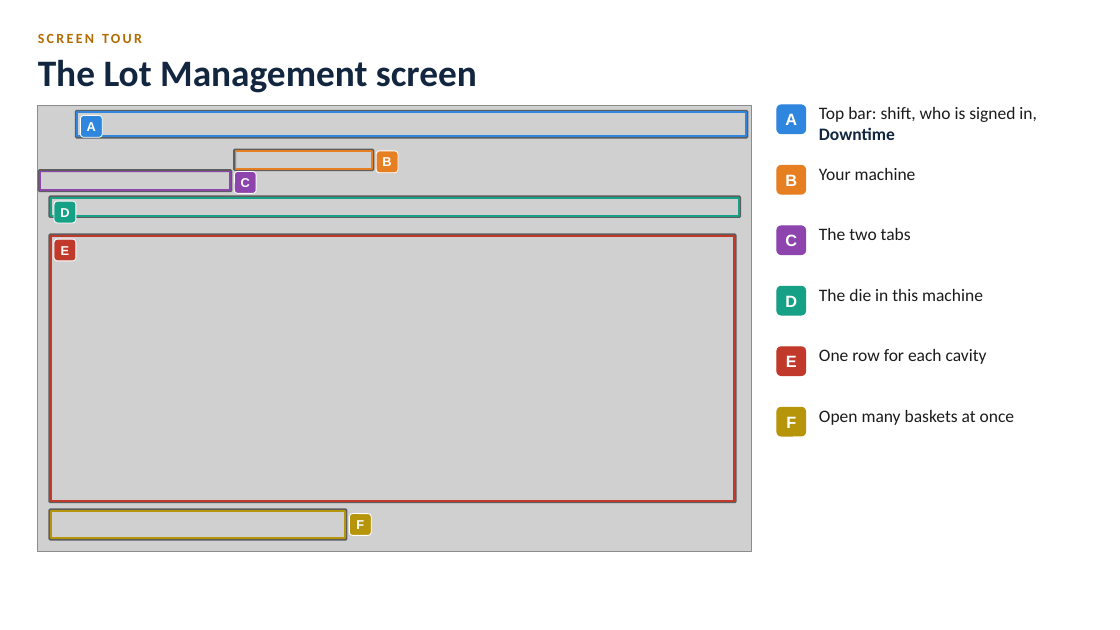
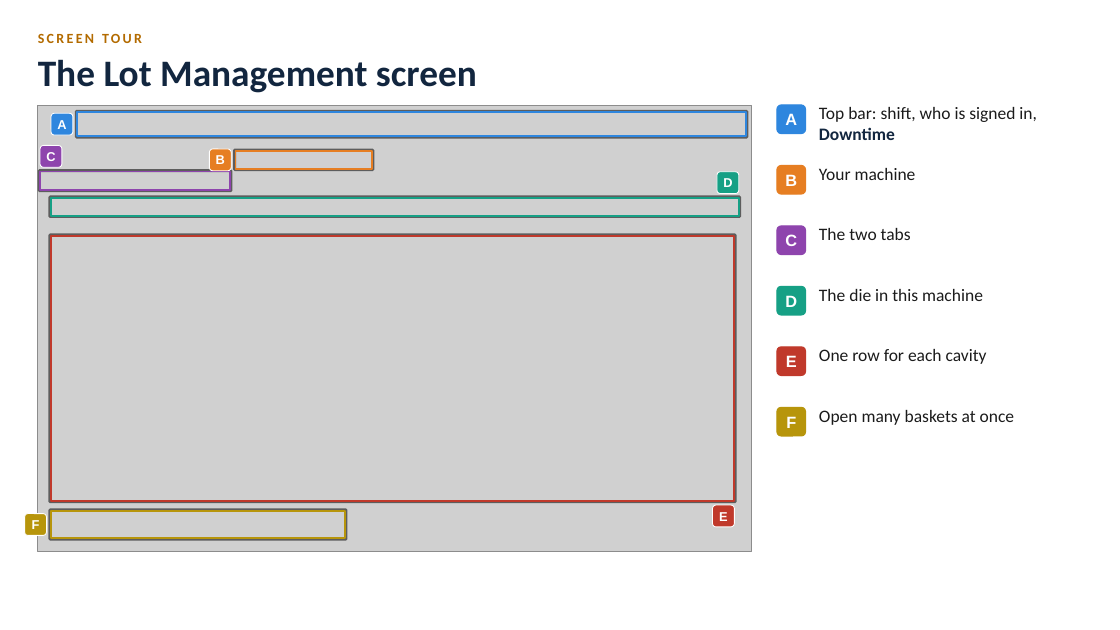
Before and after one commit to BR-Customers/MPP, a slide deck: slide 4 of docs/training/diecast/MPP_DieCast_Training.pptx. Drawn at 1120x630 pixels with LibreOffice and Linux fonts; fonts in the diff are those of the drawing; grey boxes stand for pictures. Boxes give left, top, right and bottom in pixels: in the first picture for what was removed or moved away, otherwise in the second. Text is boxed around its words. In the diff, an @@ line names an element or a change of style, - is before the commit and + after.

```diff
--- a/docs/training/diecast/MPP_DieCast_Training.pptx
+++ b/docs/training/diecast/MPP_DieCast_Training.pptx
@@ text "A": place and size @@
-text "A" at [87, 122, 96, 131]
+text "A" at [57, 120, 66, 129]
@@ rounded rectangle: place and size @@
-rounded rectangle at [81, 116, 103, 138]
+rounded rectangle at [51, 113, 73, 135]
@@ text "C": place and size @@
-text "C" at [241, 178, 250, 187]
+text "C" at [46, 152, 55, 161]
@@ rounded rectangle: place and size @@
-rounded rectangle at [234, 171, 256, 193]
+rounded rectangle at [40, 145, 62, 167]
@@ text "B" rewrapped from [382, 157, 391, 166] to [216, 154, 225, 167] @@
@@ rounded rectangle: place and size @@
-rounded rectangle at [376, 151, 398, 173]
+rounded rectangle at [209, 149, 231, 171]
@@ text "D": place and size @@
-text "D" at [60, 208, 69, 217]
+text "D" at [723, 178, 732, 187]
@@ rounded rectangle: place and size @@
-rounded rectangle at [54, 202, 76, 223]
+rounded rectangle at [718, 171, 739, 193]
@@ text "E": place and size @@
-text "E" at [61, 246, 70, 255]
+text "E" at [719, 512, 728, 521]
@@ rounded rectangle: place and size @@
-rounded rectangle at [54, 239, 76, 261]
+rounded rectangle at [712, 505, 734, 527]
@@ text "F": place and size @@
-text "F" at [356, 520, 364, 529]
+text "F" at [32, 520, 40, 529]
@@ rounded rectangle: place and size @@
-rounded rectangle at [350, 513, 371, 535]
+rounded rectangle at [24, 513, 46, 535]
```
Also in this commit, not shown: 6 other slides changed, 7 other files.
